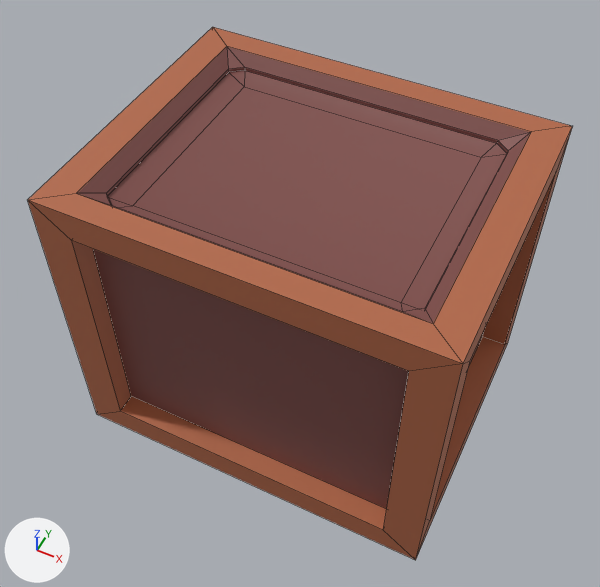
The FBX model Assets/Cenário/Casas/Casa Bruxa/Bancadas/CaixaArmazem.fbx, before and after one commit.
The view is the same before and after, from a 50 mm lens placed at (-4.51, -2.57, 3.91), pointed at (-5.75, -0.08, 0.8). The axes (+X, +Y, +Z) are drawn at lower left. The lights are the same throughout. Mesh edges are drawn as thin lines. Where no turn or scale is listed for an object, it has been applied to the vertices.

Names of what the first picture shows: 'Armazem.001'.
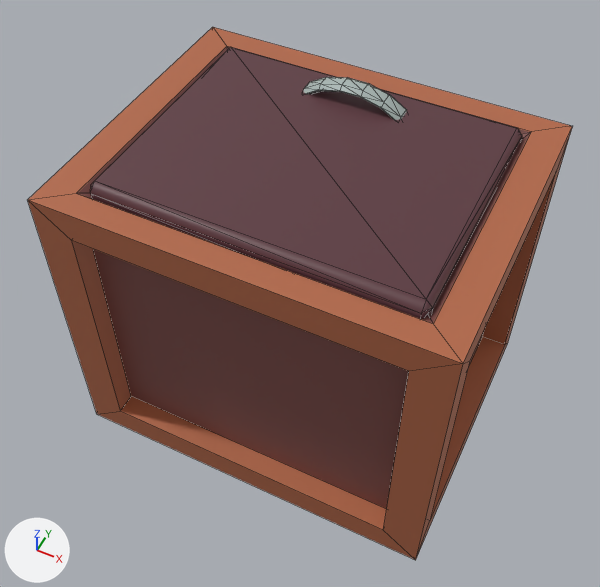
The newer file is also turned or shifted as a whole; pictures and numbers use the older file's frame.

Changed parts and their boxes (x1, y1, x2, y2) in the pictures (600 x 587 px):
part 1 of me_cube_030, added
    after: (303, 77, 407, 120)
part 2 of me_cube_030, added (brown)
    after: (90, 47, 522, 319)

What the commit changed:
me_cube_030 is used by ob_armazem_001; location (-5.734, 0.0, 0.0).
me_cube_030 had 72 vertices, 74 faces and spanned x -0.95..0.95, y -0.75..0.75, z 0.0..1.59.
me_cube_030 now has 156 vertices, 234 faces and spans x -0.95..0.95, y -0.75..0.75, z 0.0..1.73.
me_cube_030 part 1: a new loose piece of 56 vertices spanning x -0.25..0.26, y 0.37..0.48, z 1.61..1.73, in mat_material (picture img_octo80_32x_png).
me_cube_030 part 2: a new loose piece of 28 vertices spanning x -0.76..0.77, y -0.61..0.61, z 1.53..1.64, in mat_material (picture img_octo80_32x_png).
